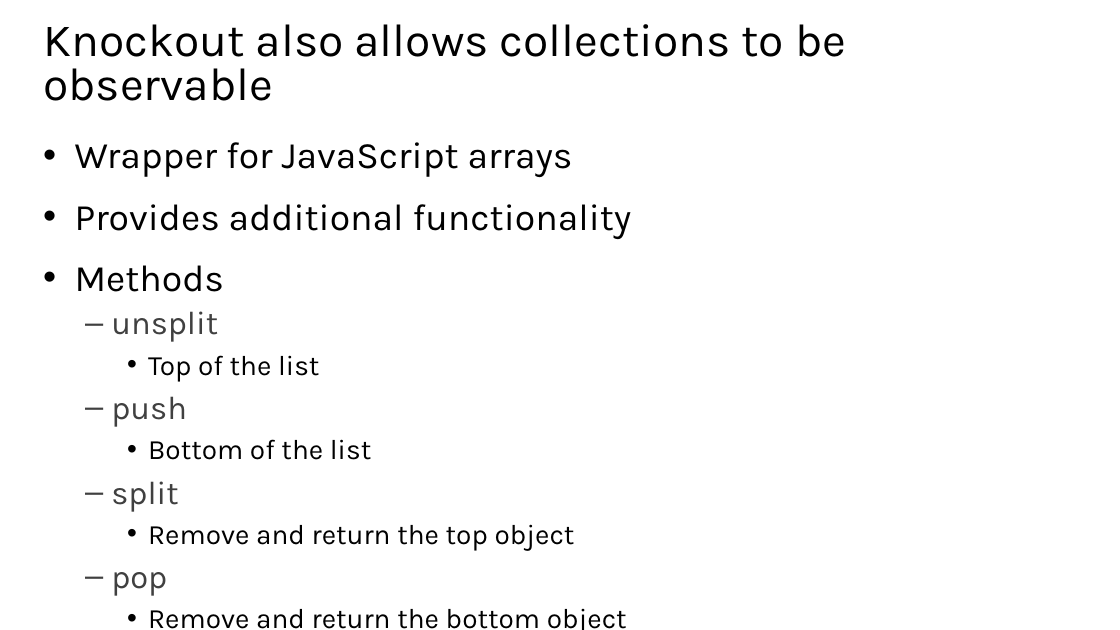
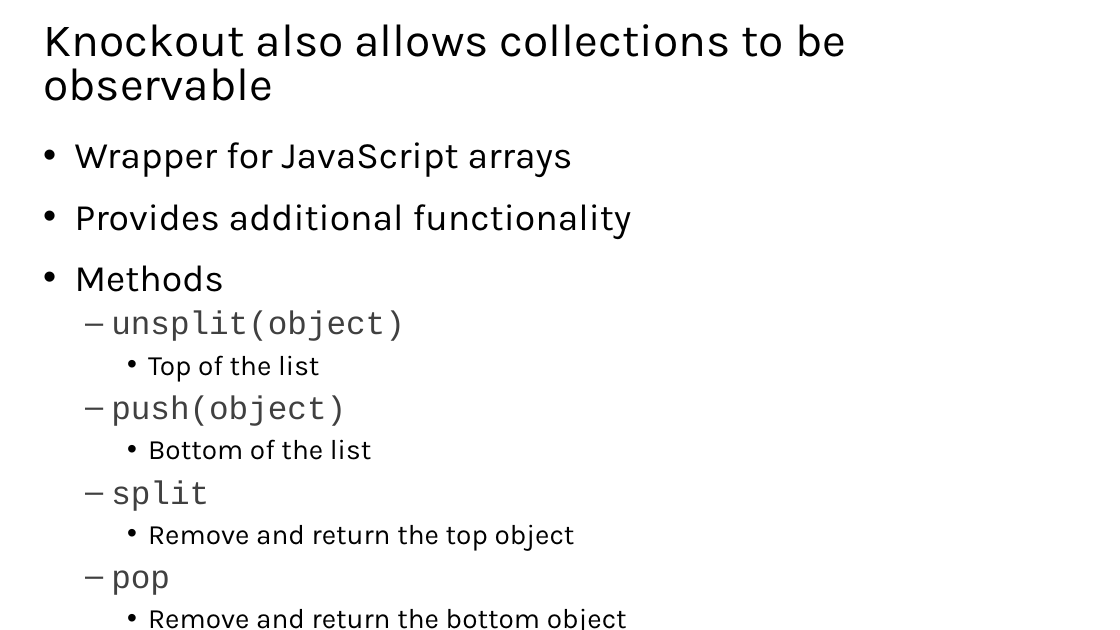
Before and after one commit to jongalloway/Knockout-MVA, a slide deck: slide 23 of Slides/2 - Binding and Models.pptx. Drawn at 1120x630 pixels with LibreOffice and Linux fonts; fonts in the diff are those of the drawing. Boxes give left, top, right and bottom in pixels: in the first picture for what was removed or moved away, otherwise in the second. Text is boxed around its words. In the diff, an @@ line names an element or a change of style, - is before the commit and + after.

```diff
--- a/Slides/2 - Binding and Models.pptx
+++ b/Slides/2 - Binding and Models.pptx
@@ text at [111, 311, 405, 341]: text changed; font Karla to Courier New @@
-  – unsplit
+  – unsplit(object)
@@ text at [111, 395, 346, 426]: text changed; font Karla to Courier New @@
-  – push
+  – push(object)
@@ text at [111, 480, 209, 595]: font Karla to Courier New in "split", "pop" @@
```
Also in this commit, not shown: 3 other slides changed, 3 other files.
